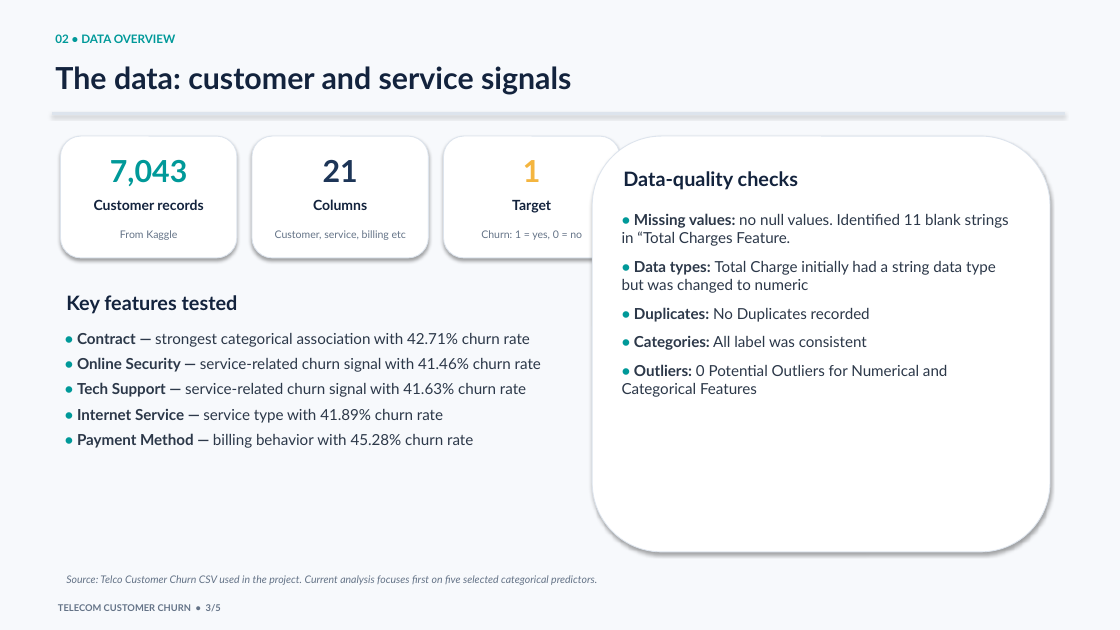
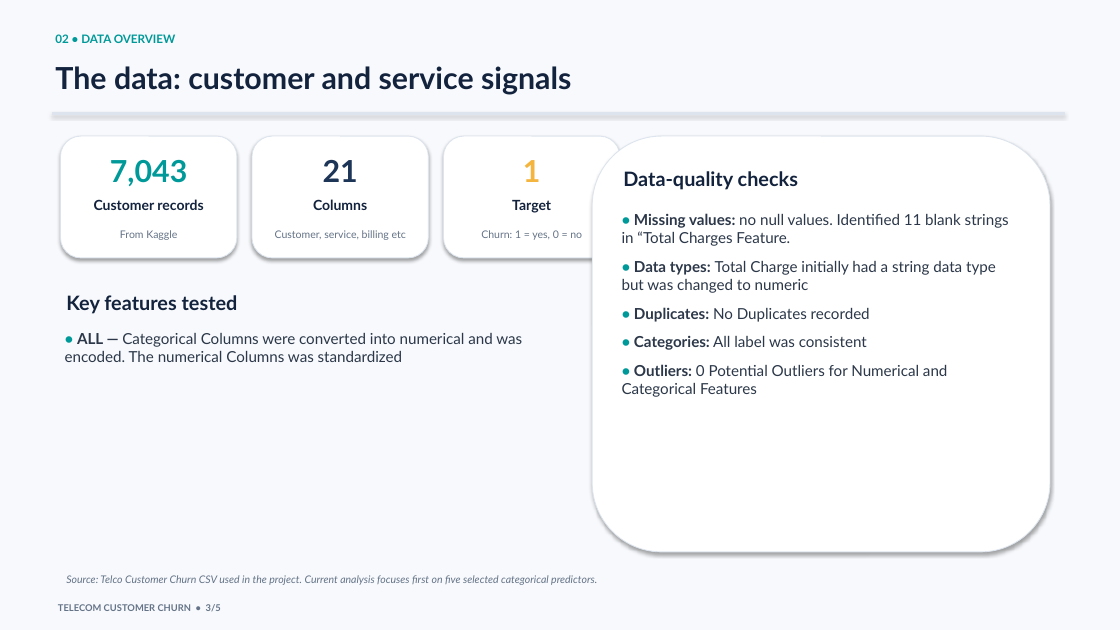
Before and after one commit to Gifted199/ds-october-2026-week1, a slide deck: slide 3 of Presentation/Week 1 Mini Project.pptx. Drawn at 1120x630 pixels with LibreOffice and Linux fonts; fonts in the diff are those of the drawing. Boxes give left, top, right and bottom in pixels: in the first picture for what was removed or moved away, otherwise in the second. Text is boxed around its words. In the diff, an @@ line names an element or a change of style, - is before the commit and + after.

```diff
--- a/Presentation/Week 1 Mini Project.pptx
+++ b/Presentation/Week 1 Mini Project.pptx
@@ text at (65,333,522,362): text changed @@
-• Contract — strongest categorical association with 42.71% churn rate
-• Online Security — service-related churn signal with 41.46% churn rate
-• Tech Support — service-related churn signal with 41.63% churn rate
-• Internet Service — service type with 41.89% churn rate
-• Payment Method — billing behavior with 45.28% churn rate
+• ALL — Categorical Columns were converted into numerical and was encoded. The numerical Columns was standardized
```
Also in this commit, not shown: 1 other slide changed, 1 slide added, 1 slide removed, 6 other files.
